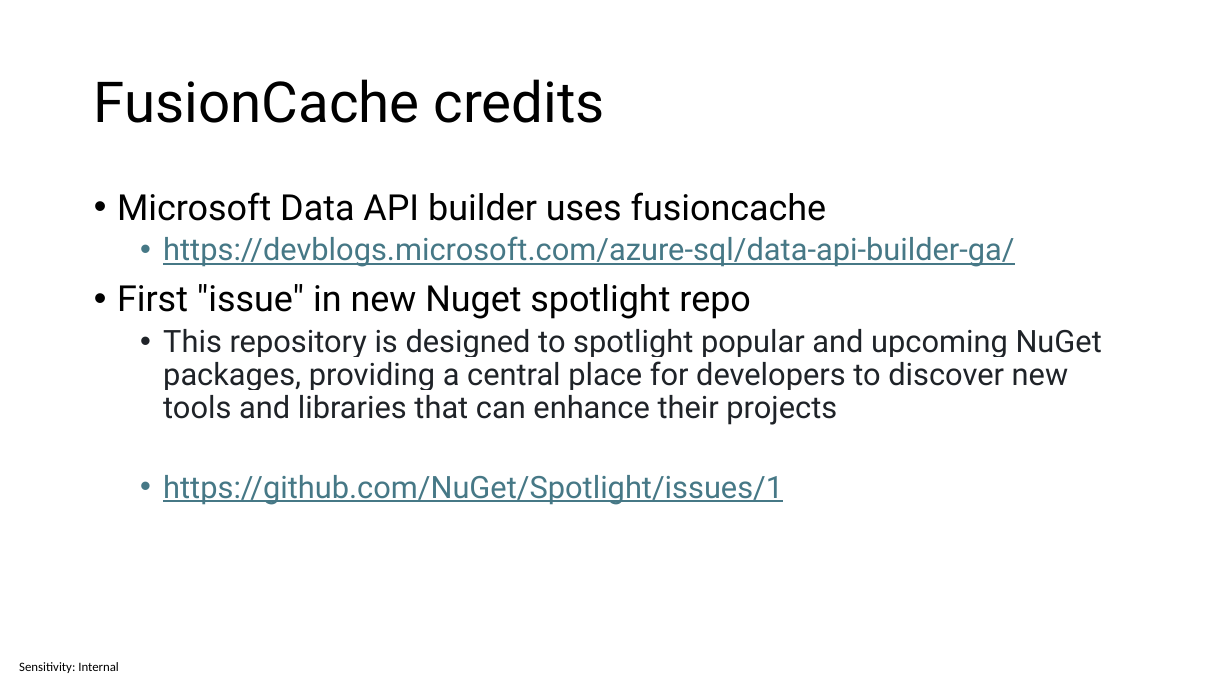
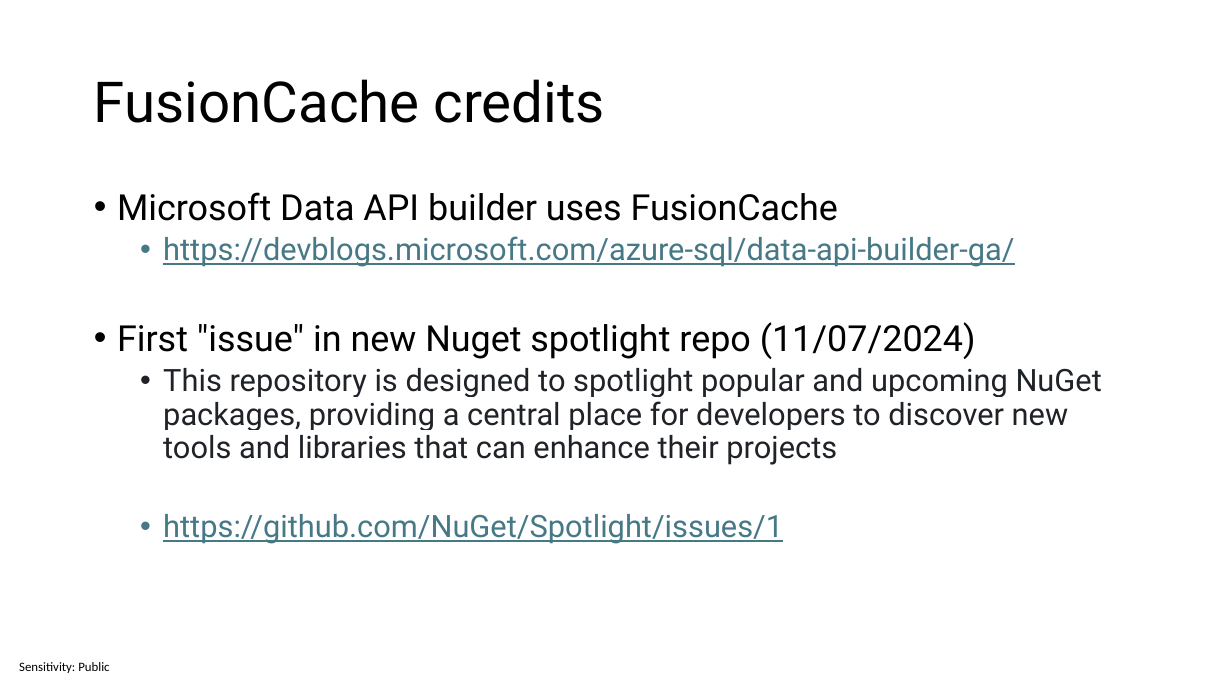
Before and after one commit to sabbadino/cache-like-a-pro-fusion-cache, a slide deck: slide 25 of cache-like-a-pro.pptx (slide 23 before the commit). Drawn at 1232x693 pixels with LibreOffice and Linux fonts; fonts in the diff are those of the drawing. Boxes give left, top, right and bottom in pixels: in the first picture for what was removed or moved away, otherwise in the second. Text is boxed around its words. In the diff, an @@ line names an element or a change of style, - is before the commit and + after.

```diff
--- a/cache-like-a-pro.pptx
+++ b/cache-like-a-pro.pptx
@@ text at [117, 192, 838, 221]: text changed @@
-• Microsoft Data API builder uses fusioncache
+• Microsoft Data API builder uses FusionCache
@@ text at [117, 322, 976, 359]: text changed @@
-• First "issue" in new Nuget spotlight repo
+• First "issue" in new Nuget spotlight repo (11/07/2024)
@@ text at [19, 662, 109, 673]: text changed @@
-Sensitivity: Internal
+Sensitivity: Public
```
Also in this commit, not shown: 38 other slides changed, 4 slides added, 1 other file.
